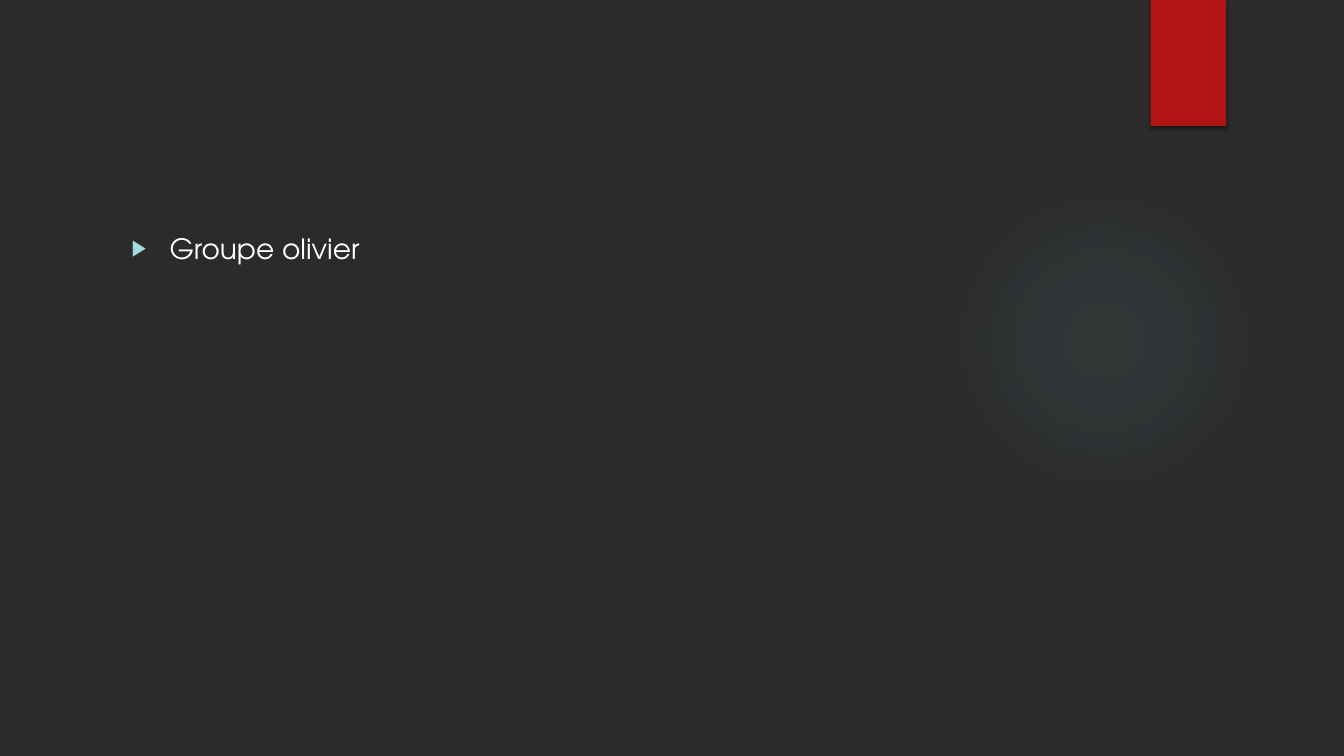
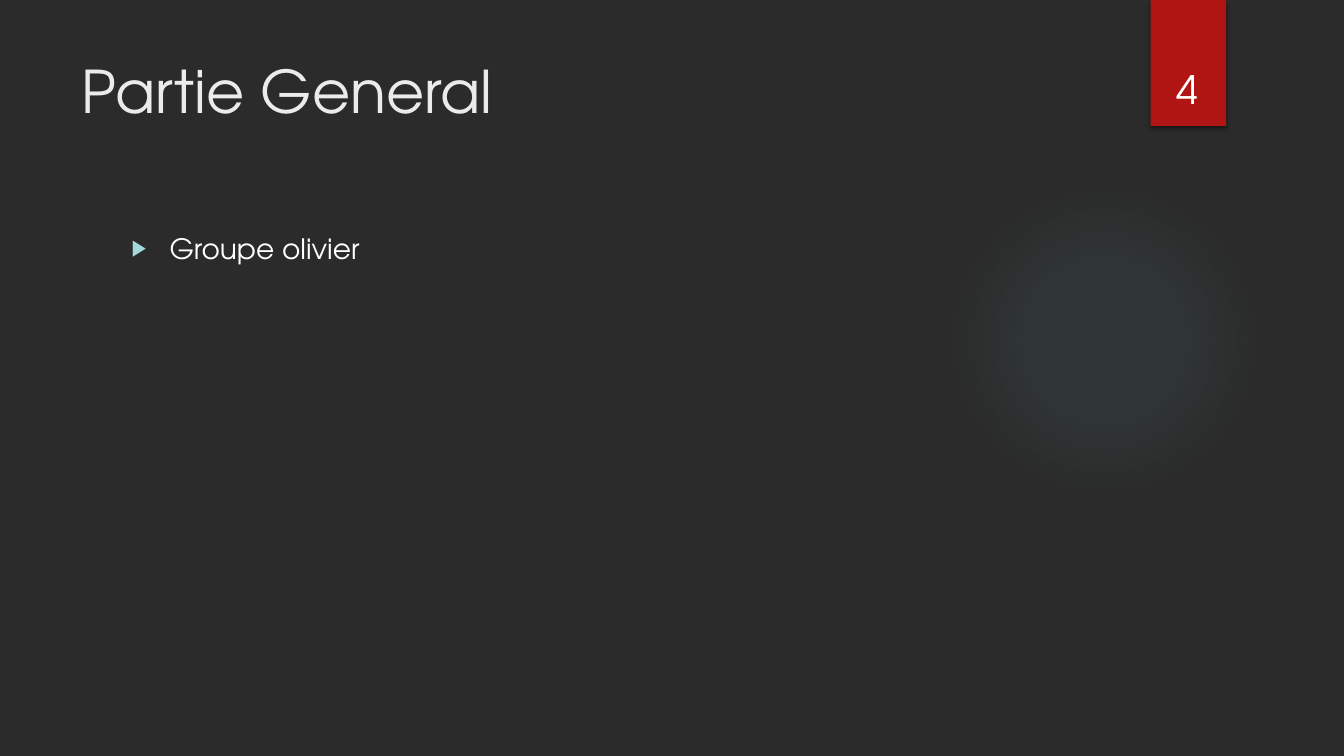
Before and after one commit to lucasminaud/projet_sfl5_serre_automatique, a slide deck: slide 4 of Partie personnelle Lucas MINAUD/Projet SFL5 revue 2.pptx. Drawn at 1344x756 pixels with LibreOffice and Linux fonts; fonts in the diff are those of the drawing; background and template pictures are left out; a plain dark background stands for a picture behind light text. Boxes give left, top, right and bottom in pixels: in the first picture for what was removed or moved away, otherwise in the second. Text is boxed around its words. In the diff, an @@ line names an element or a change of style, - is before the commit and + after.

```diff
--- a/Partie personnelle Lucas MINAUD/Projet SFL5 revue 2.pptx
+++ b/Partie personnelle Lucas MINAUD/Projet SFL5 revue 2.pptx
@@ title added at (81, 69, 492, 114), 42 pt, text #EBEBEB @@
+Partie General
@@ page number added at (1177, 75, 1199, 104), 28 pt, text #FFFFFF @@
+4
```
Also in this commit, not shown: 3 other slides changed, 11 slides added, 1 slide removed, 2 other files.
